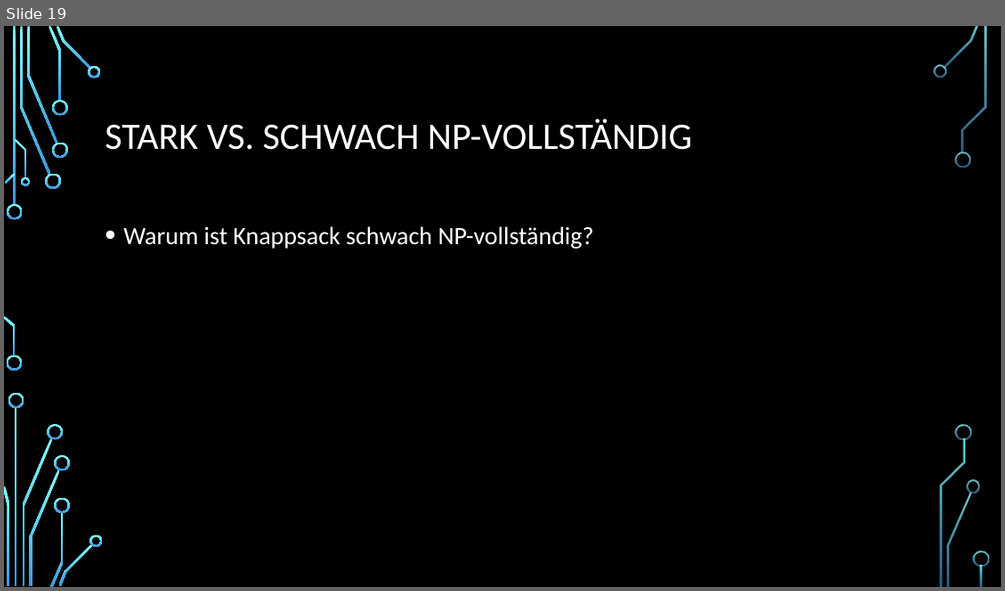
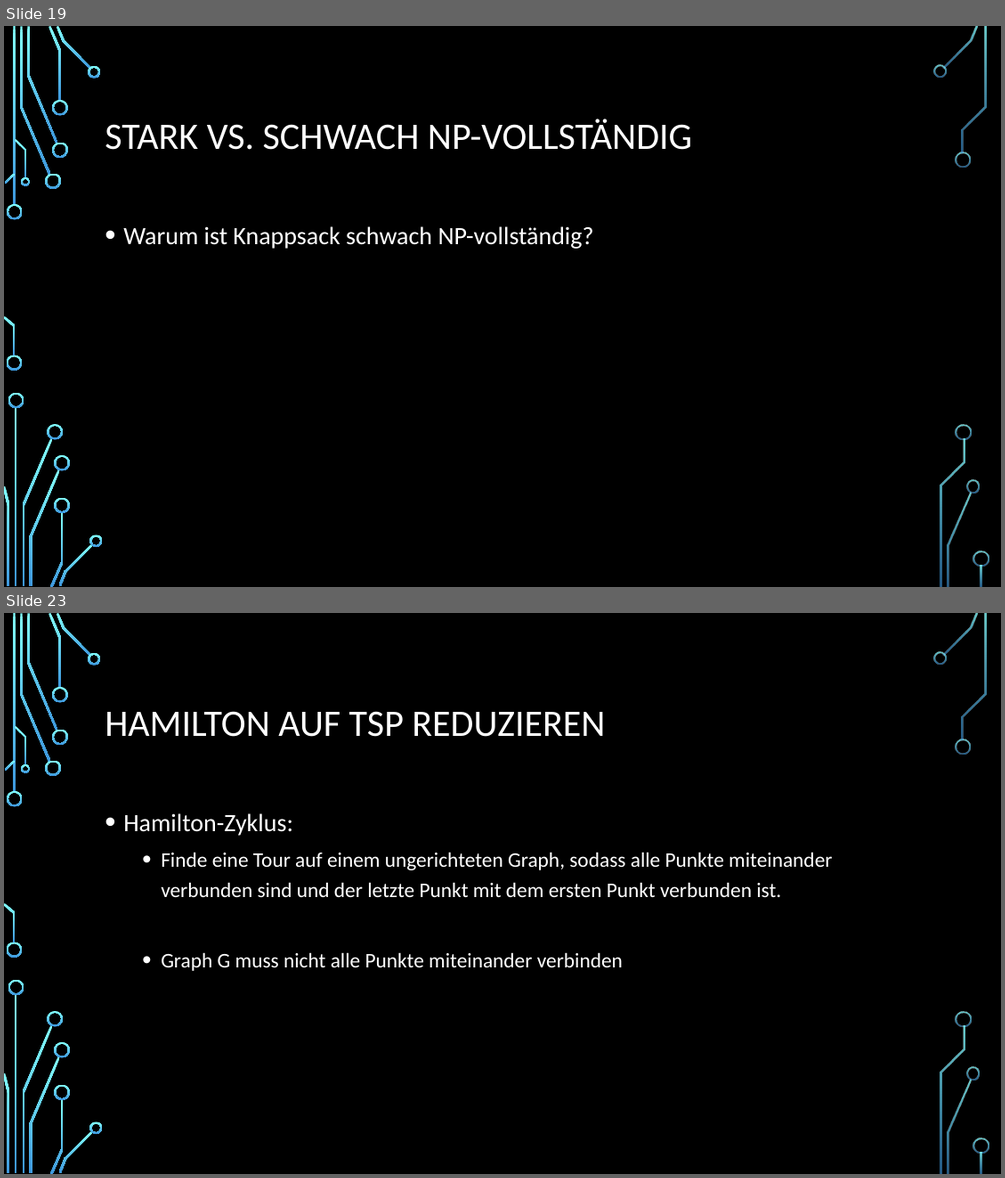
Before and after one commit to Seppl2202/Pseudopolynomielle-Algorithmen, a slide deck: Pseudopolynomielle Algorithmen.pptx. Shown one above the other, each under a label of ours: slide 19 before the commit, slides 19 and 23 after it; the slides between them are not shown. The pictures are 1005x591 and 1005x1178 pixels, drawn with LibreOffice and Linux fonts; fonts in the diff are those of the drawing; background and template pictures are left out. Boxes give left, top, right and bottom in pixels: in the first picture for what was removed or moved away, otherwise in the second. Text is boxed around its words. In the diff, an @@ line names an element or a change of style, - is before the commit and + after.

Commit message:
added TSP

```diff
--- a/Pseudopolynomielle Algorithmen.pptx
+++ b/Pseudopolynomielle Algorithmen.pptx
@@ slide 23 added at [4,613,1001,1174], background picture (left out); not listed: 36 template elements that a slide beside it also shows @@
@@ title added at [105,711,605,737], 36 pt, text #FFFFFF @@
+HAMILTON AUF TSP REDUZIEREN
@@ text added at [123,813,832,971], 20 pt, text #FFFFFF @@
+• Hamilton-Zyklus:
+  • Finde eine Tour auf einem ungerichteten Graph, sodass alle Punkte miteinander verbunden sind und der letzte Punkt mit dem ersten Punkt verbunden ist.
+  • Graph G muss nicht alle Punkte miteinander verbinden
```
Also in this commit, not shown: 5 other slides added, 1 slide removed.
